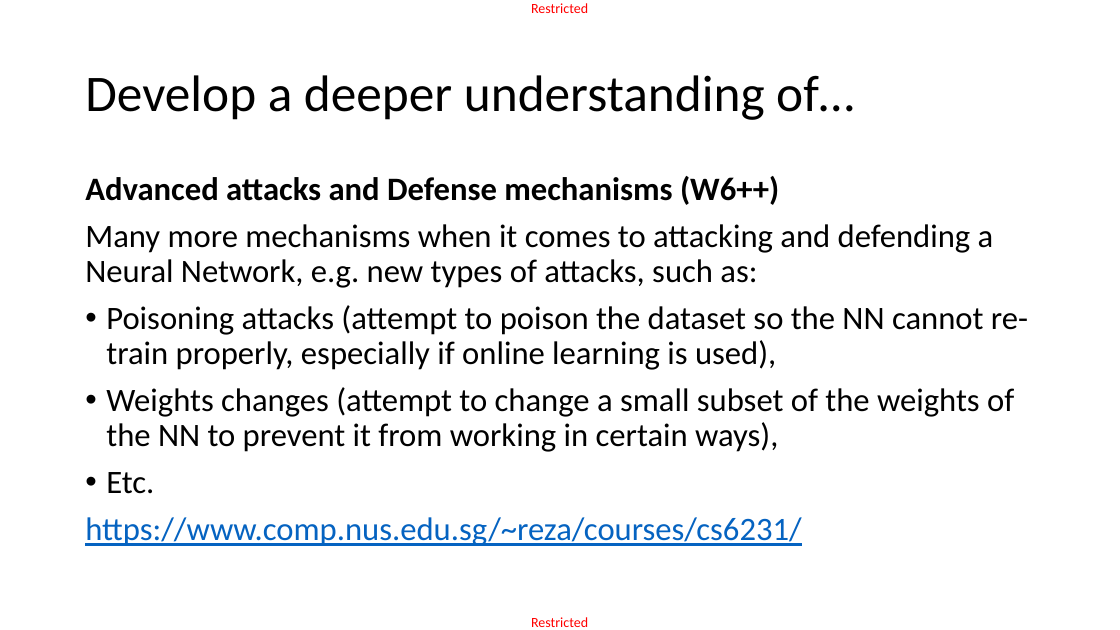
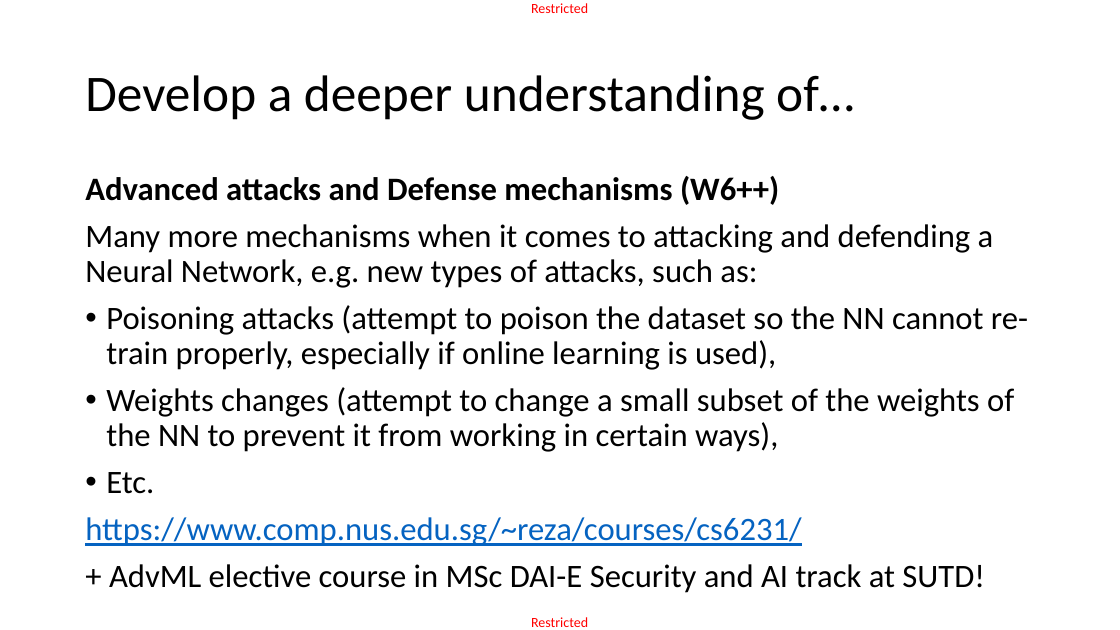
Before and after one commit to matthieudemari/SUTD_DL_50_039, a slide deck: slide 8 of W13/W13S1/W13End.pptx (slide 7 before the commit). Drawn at 1120x630 pixels with LibreOffice and Linux fonts; fonts in the diff are those of the drawing. Boxes give left, top, right and bottom in pixels: in the first picture for what was removed or moved away, otherwise in the second. Text is boxed around its words. In the diff, an @@ line names an element or a change of style, - is before the commit and + after.

```diff
--- a/W13/W13S1/W13End.pptx
+++ b/W13/W13S1/W13End.pptx
@@ text at (109, 564, 985, 593): paragraph added @@
++ AdvML elective course in MSc DAI-E Security and AI track at SUTD!
```
Also in this commit, not shown: 8 other slides changed, 2 slides added, 3 other files.
